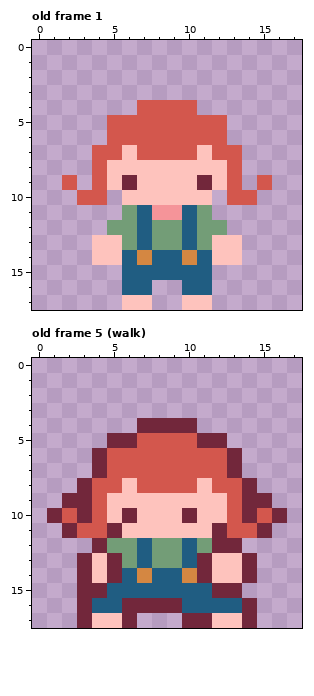
Pixel-art file -- Assets/Sprites/people/people.aseprite. The first picture shows the starting point.
18x18 pixels, 9 frames. Shown: old frame 1, old frame 5 (walk). The commit also changed other frames, which this record leaves out.
New version:
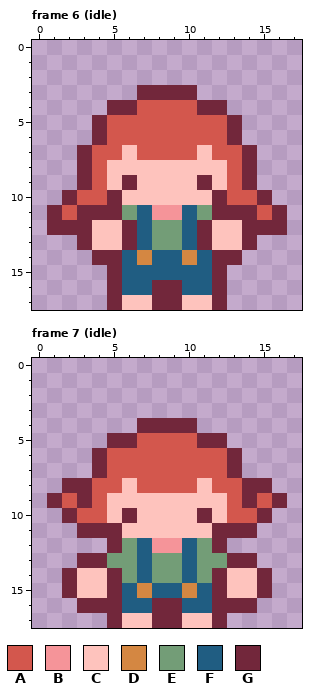
Palette (. is transparent): A #d3574d  B #f59499  C #fec3bd  D #d48742  E #739d77  F #205d82  G #72273b
A new or re-ordered frame is compared with the old frame closest to it.
Commit: adds human held/idle
The exact change:
frames 9 -> 15
layer "outline" added
Changed rows in their new state; - is an unchanged pixel.
Frame 6 (idle) is new; against old frame 1, layers "outline", "overalls":
first column x 1:
 3 ------GGGG------
 4 ----GG----GG----
 5 ---G--------G---
 6 ---G--------G---
 7 --G----------G--
 8 --G----------G--
 9 -.G----------G.-
10 -G--G------G--G-
11 GAGGG------GGGAG
12 GGGCCG----GCCGGG
13 --G--G----G--G--
14 ---GG------GG---
15 ----G------G----
16 ----G--GG--G----
17 ----G--GG--G----
Frame 7 (idle) is new; against old frame 5 (walk), layers "outline", "overalls":
first column x 1:
 8 -G------------G-
 9 GA------------AG
10 .GA------CG--AG.
11 -.GG--------GG.-
12 ---.G--BB---.---
13 ---GE-----EEG---
14 -GC--EFEEFEG-CG-
15 -GCCG-D--D--CCG-
16 ---GGFF----GG---
17 --..GCCGGCCG..--
Pixel boxes of the changes (left, top, right, bottom) in both pictures:
changed: (47, 85, 287, 310)
changed: (47, 478, 287, 628)
